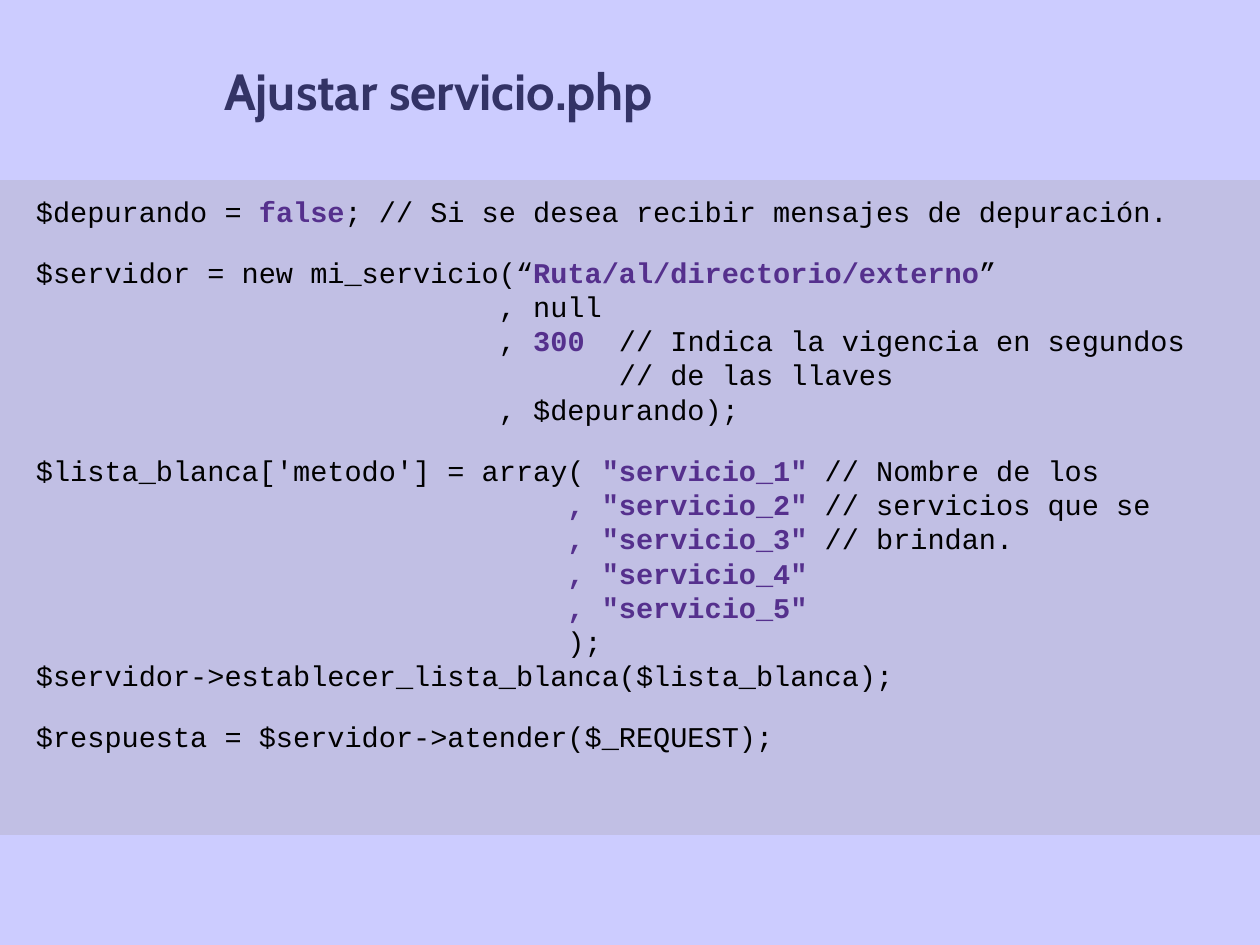
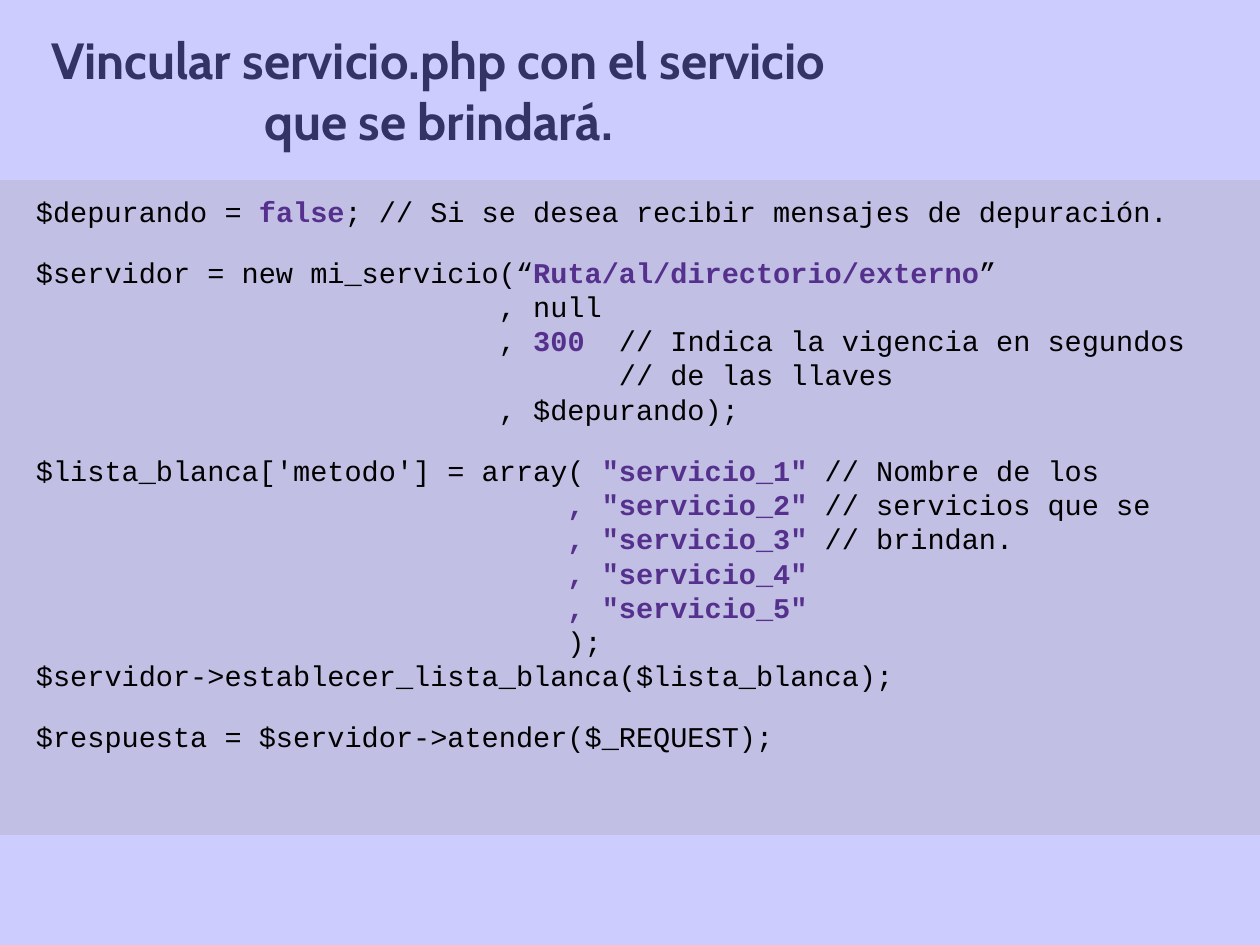
Before and after one commit to gramo44/Simple-SecREST, a slide deck: slide 7 of 2021.10.20-Tutorial_Simple-SecREST.odp (slide 6 before the commit). Drawn at 1260x945 pixels with LibreOffice and Linux fonts; fonts in the diff are those of the drawing; background and template pictures are left out. Boxes give left, top, right and bottom in pixels: in the first picture for what was removed or moved away, otherwise in the second. Text is boxed around its words. In the diff, an @@ line names an element or a change of style, - is before the commit and + after.

```diff
--- a/2021.10.20-Tutorial_Simple-SecREST.odp
+++ b/2021.10.20-Tutorial_Simple-SecREST.odp
@@ title at box(51, 41, 826, 152): text changed @@
-Ajustar servicio.php
+Vincular servicio.php con el servicio que se brindará.
```
Also in this commit, not shown: 4 other slides changed, 5 slides added, 1 other file.
